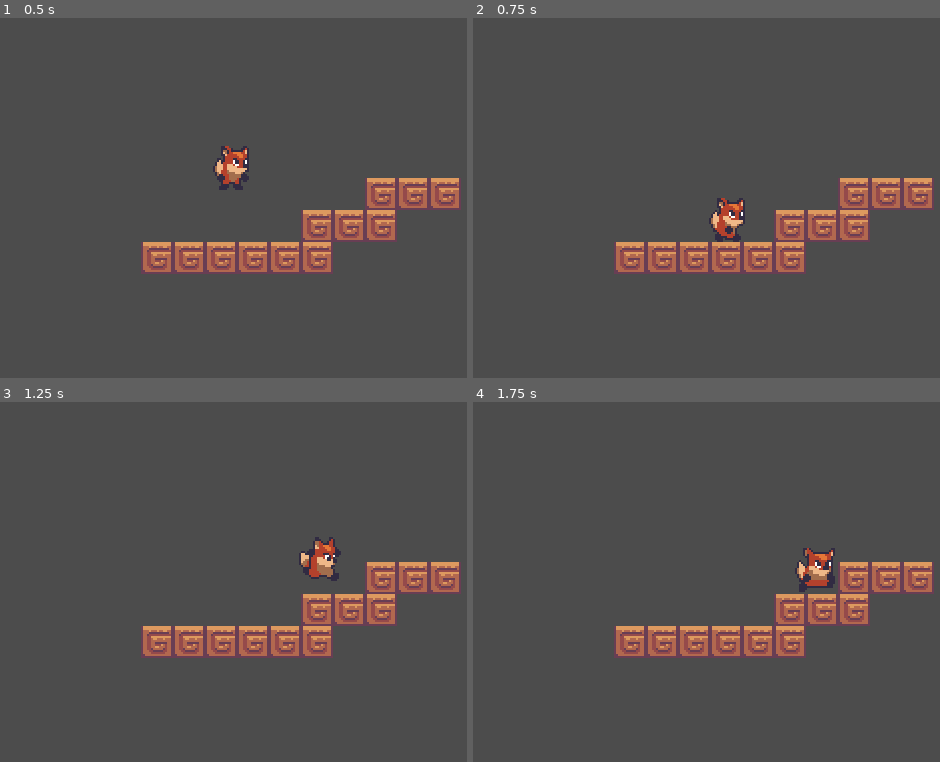
Above: before the commit, frames 1-4 (two rows, left to right).
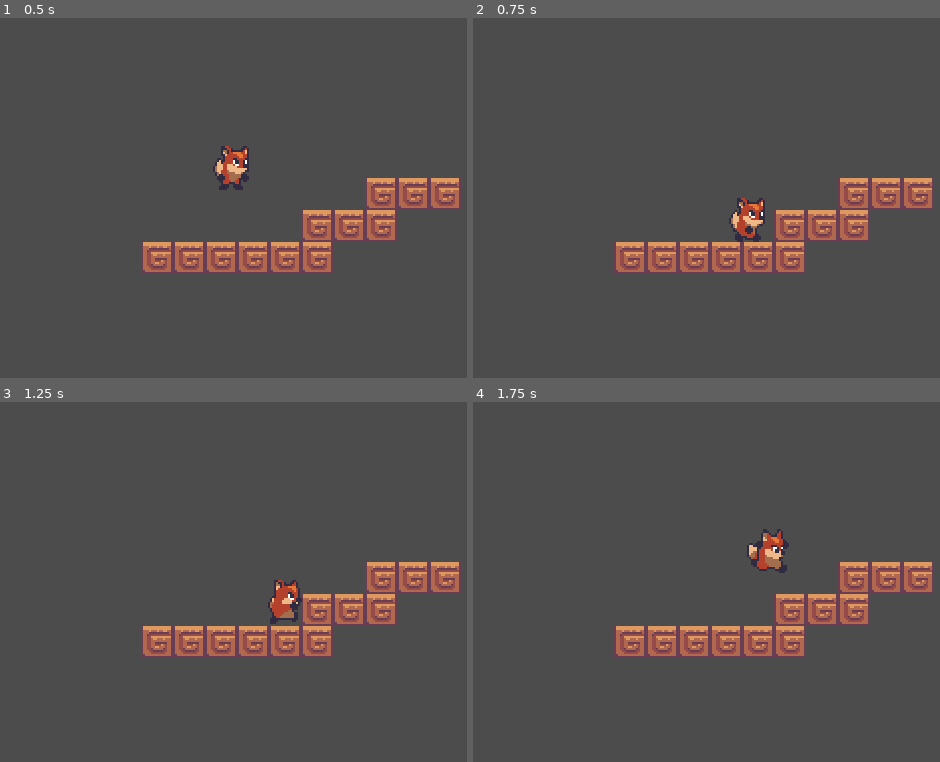
Above: after the commit, the same moments.

Repository: camoltoni/gidi-platformer
Game: Godot game, scene res://World.tscn
Same seed, same stepped clock (60 frames per second), same inputs: the game is played once before the commit and once after it.
Inputs:
- Up to frame 1 (0.5 s): no input
- Up to frame 2 (0.75 s): hold D (run_right) from 0.53 s (still down)
- Up to frame 3 (1.25 s): keep holding D (run_right); tap W (action_jump) at 0.77 s
- Up to frame 4 (1.75 s): keep holding D (run_right); tap W (action_jump) at 1.52 s

Frame 1 is identical in both runs. In frame 2, 1.1% of the frame differs, in the area x 50-63%, y 50-63%; in frame 3, 1.4%; in frame 4, 1.5%, in the area x 58-78%, y 35-53%.

Commit message:
Update Player.gd and World.tscn

Diff:
--- a/Player.gd
+++ b/Player.gd
@@ -24,7 +24,7 @@
 			$AnimatedSprite.flip_h = action_x < 0
 			$AnimationPlayer.play("steps")
 		else:
-			velocity.x = move_toward(velocity.x, 0, DRAG_X)
+			velocity.x = move_toward(velocity.x, 0.0, DRAG_X)
 			if !$AnimationPlayer.is_playing():
 				$AnimationPlayer.play("idle")
 
@@ -33,6 +33,6 @@
 			$AnimationPlayer.play("jump")
 	else:
 		velocity.y += Globals.GRAVITY
-		if action_x and sign(action_x) == sign(velocity.x):
+		if action_x and sign(action_x) == (-1 if $AnimatedSprite.flip_h else 1):
 			velocity.x = JUMP_X_SPEED * action_x
 	velocity = move_and_slide(velocity, Vector2.UP)
--- a/World.tscn
+++ b/World.tscn
@@ -11,39 +11,75 @@
 
 [node name="Block" parent="." instance=ExtResource( 1 )]
 position = Vector2( 88, 120 )
+__meta__ = {
+"_edit_lock_": true
+}
 
 [node name="Block2" parent="." instance=ExtResource( 1 )]
 position = Vector2( 104, 120 )
+__meta__ = {
+"_edit_lock_": true
+}
 
 [node name="Block3" parent="." instance=ExtResource( 1 )]
 position = Vector2( 120, 120 )
+__meta__ = {
+"_edit_lock_": true
+}
 
 [node name="Block4" parent="." instance=ExtResource( 1 )]
 position = Vector2( 136, 120 )
+__meta__ = {
+"_edit_lock_": true
+}
 
 [node name="Block5" parent="." instance=ExtResource( 1 )]
 position = Vector2( 152, 120 )
+__meta__ = {
+"_edit_lock_": true
+}
 
 [node name="Block6" parent="." instance=ExtResource( 1 )]
 position = Vector2( 168, 120 )
+__meta__ = {
+"_edit_lock_": true
+}
 
 [node name="Block7" parent="." instance=ExtResource( 1 )]
 position = Vector2( 168, 104 )
+__meta__ = {
+"_edit_lock_": true
+}
 
 [node name="Block8" parent="." instance=ExtResource( 1 )]
 position = Vector2( 184, 104 )
+__meta__ = {
+"_edit_lock_": true
+}
 
 [node name="Block9" parent="." instance=ExtResource( 1 )]
 position = Vector2( 200, 104 )
+__meta__ = {
+"_edit_lock_": true
+}
 
 [node name="Block10" parent="." instance=ExtResource( 1 )]
 position = Vector2( 200, 88 )
+__meta__ = {
+"_edit_lock_": true
+}
 
 [node name="Block11" parent="." instance=ExtResource( 1 )]
 position = Vector2( 216, 88 )
+__meta__ = {
+"_edit_lock_": true
+}
 
 [node name="Block12" parent="." instance=ExtResource( 1 )]
 position = Vector2( 232, 88 )
+__meta__ = {
+"_edit_lock_": true
+}
 
 [node name="Player" parent="." instance=ExtResource( 2 )]
 position = Vector2( 128, 8 )
